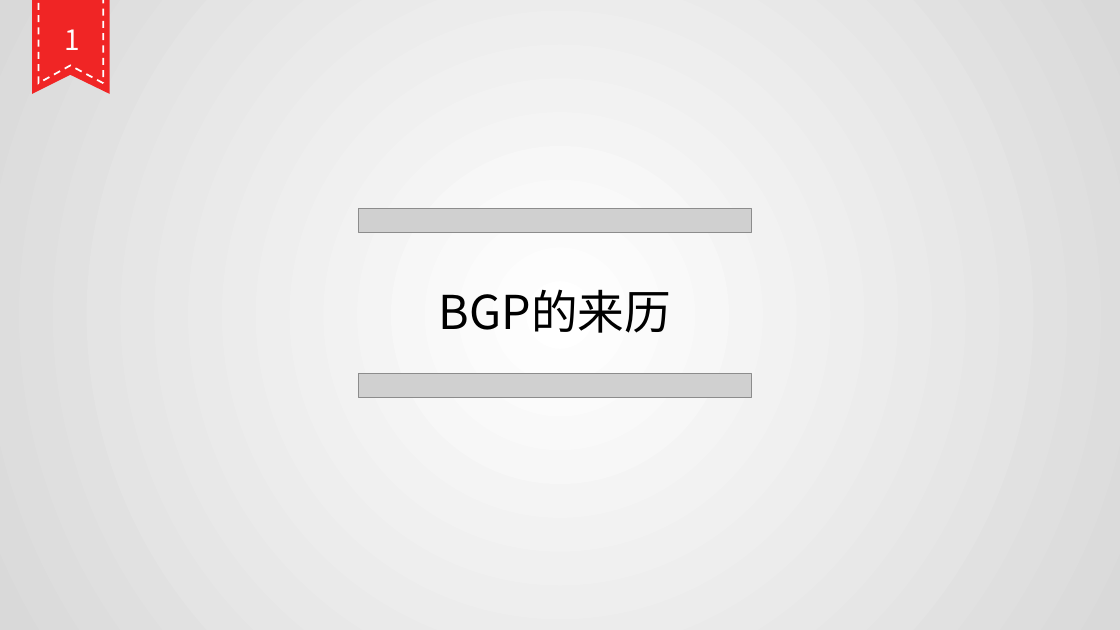
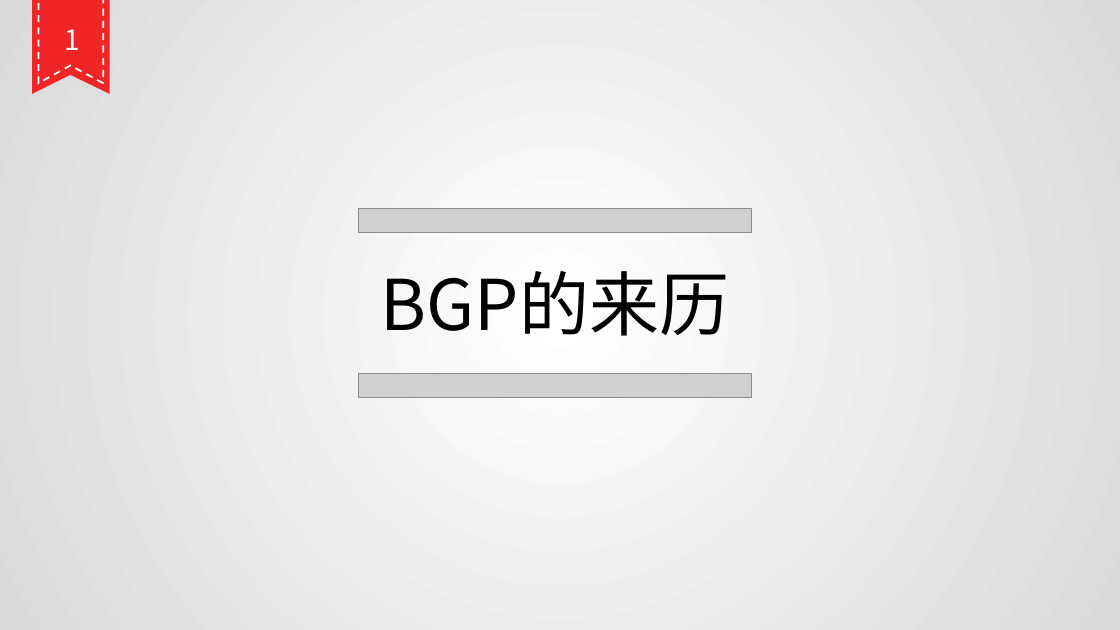
Before and after one commit to wanhl1990/bgp, a slide deck: slide 2 of BGP协议基础篇.pptx. Drawn at 1120x630 pixels with LibreOffice and Linux fonts; fonts in the diff are those of the drawing; grey boxes stand for pictures. Boxes give left, top, right and bottom in pixels: in the first picture for what was removed or moved away, otherwise in the second. Text is boxed around its words. In the diff, an @@ line names an element or a change of style, - is before the commit and + after.

Commit message:
BGP ppt

```diff
--- a/BGP协议基础篇.pptx
+++ b/BGP协议基础篇.pptx
@@ text "BGP的来历": place and size @@
-text "BGP的来历" at (439, 289, 671, 333)
+text "BGP的来历" at (381, 271, 730, 336)
@@ text "BGP的来历" at (381, 271, 730, 336): size 40 to 60 pt @@
```
Also in this commit, not shown: 3 other slides changed, 50 slides added.
